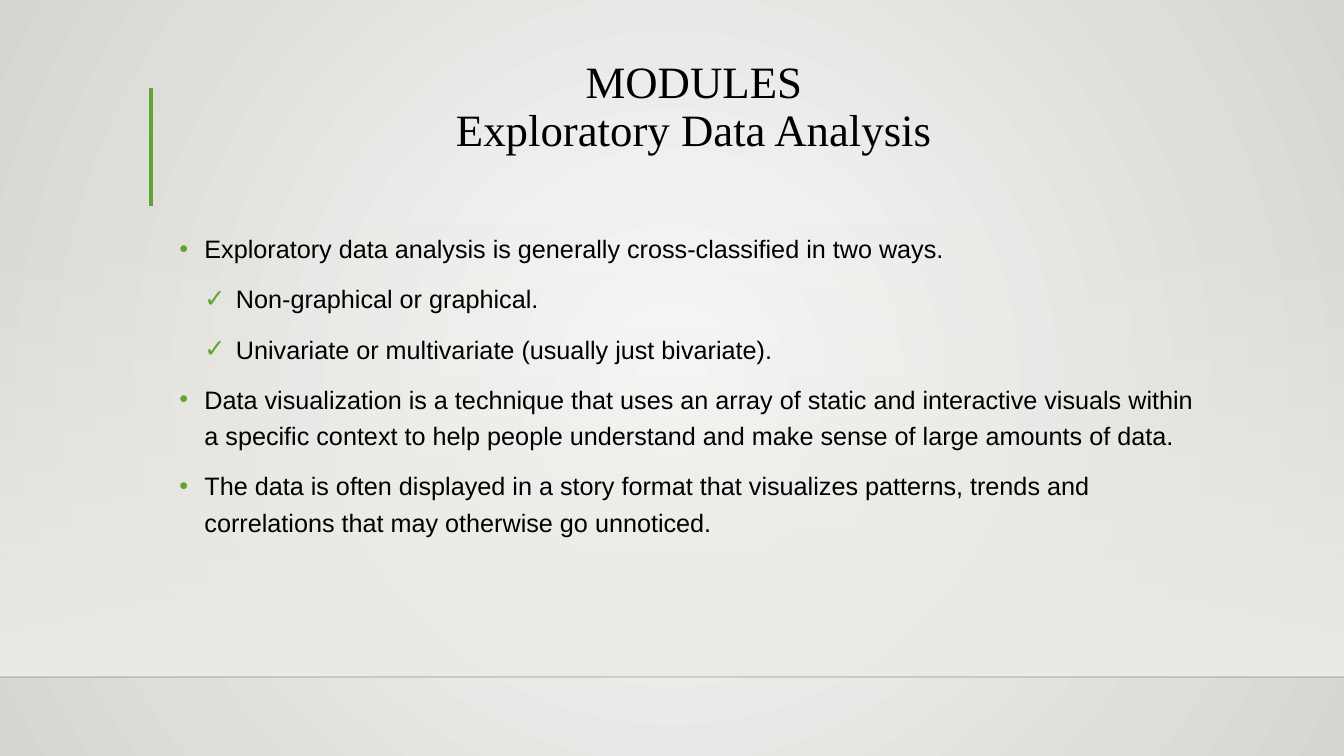
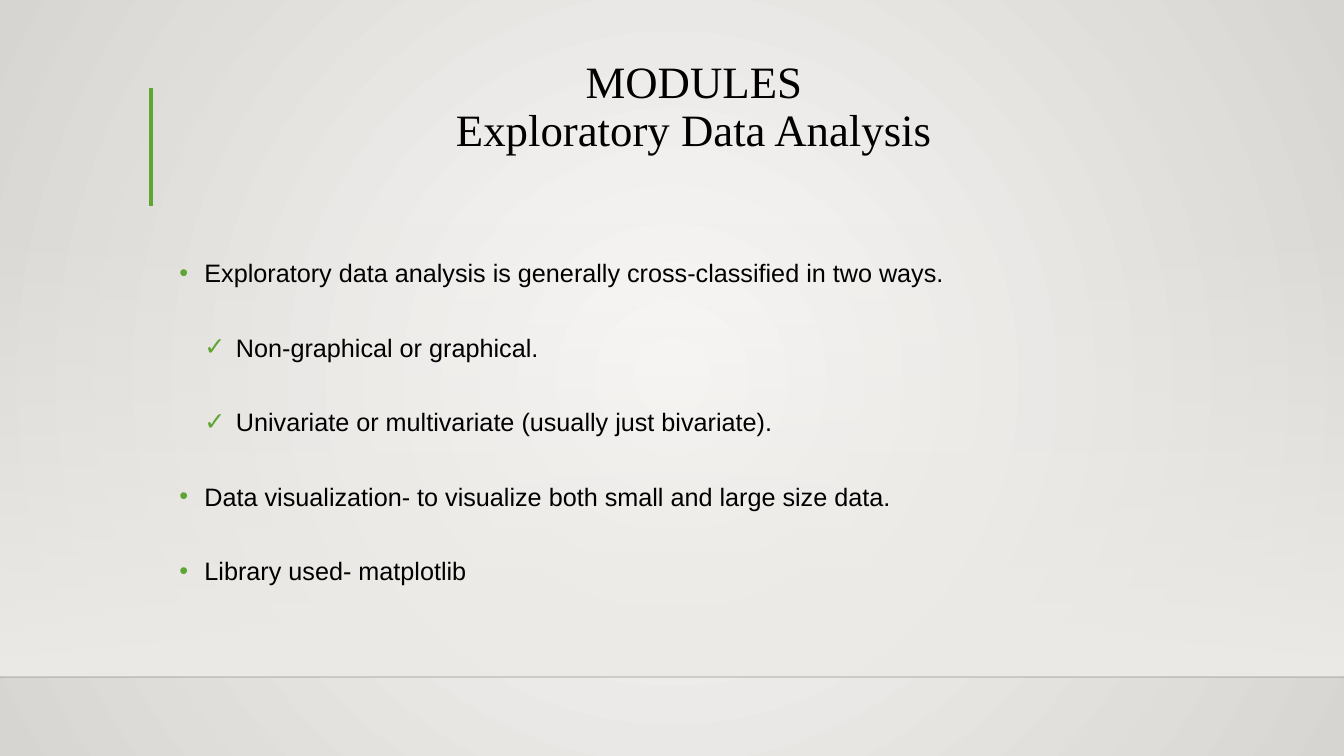
Before and after one commit to batch-B3/Biometric-Finger-Vein-Authentication-Using-Deep-Learning-Algorithm, a slide deck: slide 13 of Project Documents/Batch 3 PPT.pptx. Drawn at 1344x756 pixels with LibreOffice and Linux fonts; fonts in the diff are those of the drawing; background and template pictures are left out. Boxes give left, top, right and bottom in pixels: in the first picture for what was removed or moved away, otherwise in the second. Text is boxed around its words. In the diff, an @@ line names an element or a change of style, - is before the commit and + after.

```diff
--- a/Project Documents/Batch 3 PPT.pptx
+++ b/Project Documents/Batch 3 PPT.pptx
@@ text at (204, 263, 943, 437): alignment left to justified; line spacing 1.2 to 2 @@
@@ text at (204, 487, 890, 586): text changed @@
-• Data visualization is a technique that uses an array of static and interactive visuals within a specific context to help people understand and make sense of large amounts of data.
-• The data is often displayed in a story format that visualizes patterns, trends and correlations that may otherwise go unnoticed.
+• Data visualization- to visualize both small and large size data.
+• Library used- matplotlib
```
Also in this commit, not shown: 10 other slides changed, 1 slide added, 1 slide removed.
